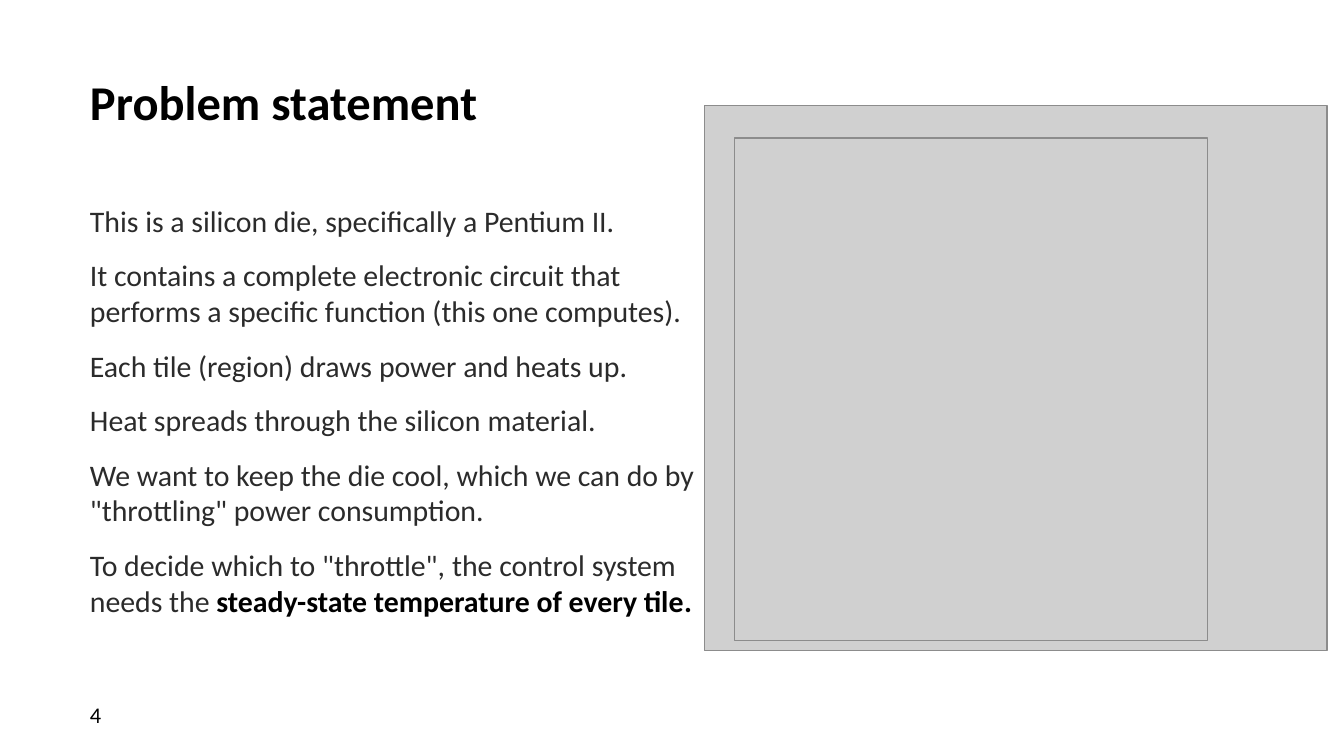
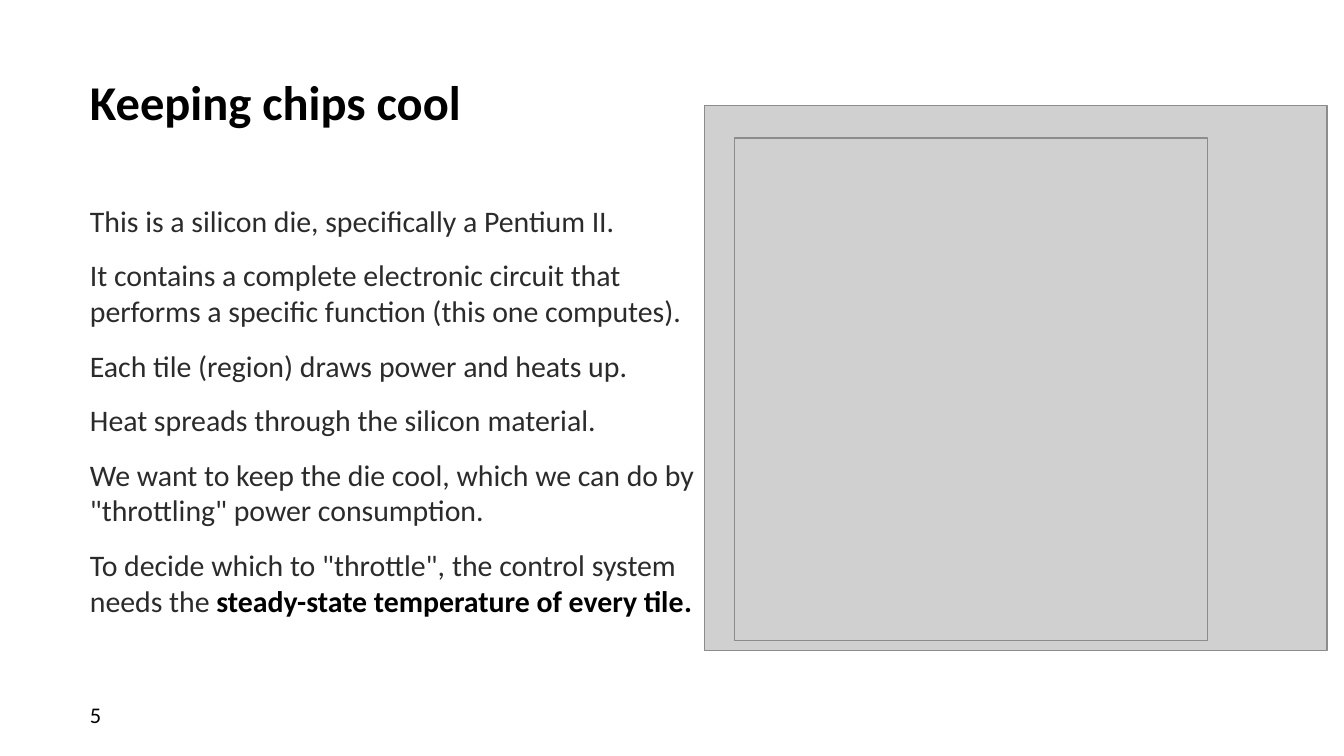
Before and after one commit to biaslab/ProbNum2026-Tutorial, a slide deck: slide 5 of slides/BIASlab-ProbNum2026.pptx (slide 4 before the commit). Drawn at 1344x756 pixels with LibreOffice and Linux fonts; fonts in the diff are those of the drawing; grey boxes stand for pictures; background and template pictures are left out. Boxes give left, top, right and bottom in pixels: in the first picture for what was removed or moved away, otherwise in the second. Text is boxed around its words. In the diff, an @@ line names an element or a change of style, - is before the commit and + after.

```diff
--- a/slides/BIASlab-ProbNum2026.pptx
+++ b/slides/BIASlab-ProbNum2026.pptx
@@ title at (90, 86, 461, 129): text changed @@
-Problem statement
+Keeping chips cool
@@ page number at (90, 708, 101, 723): text changed @@
-4
+5
```
Also in this commit, not shown: 14 other slides changed, 22 slides added, 9 slides removed, 19 other files.
